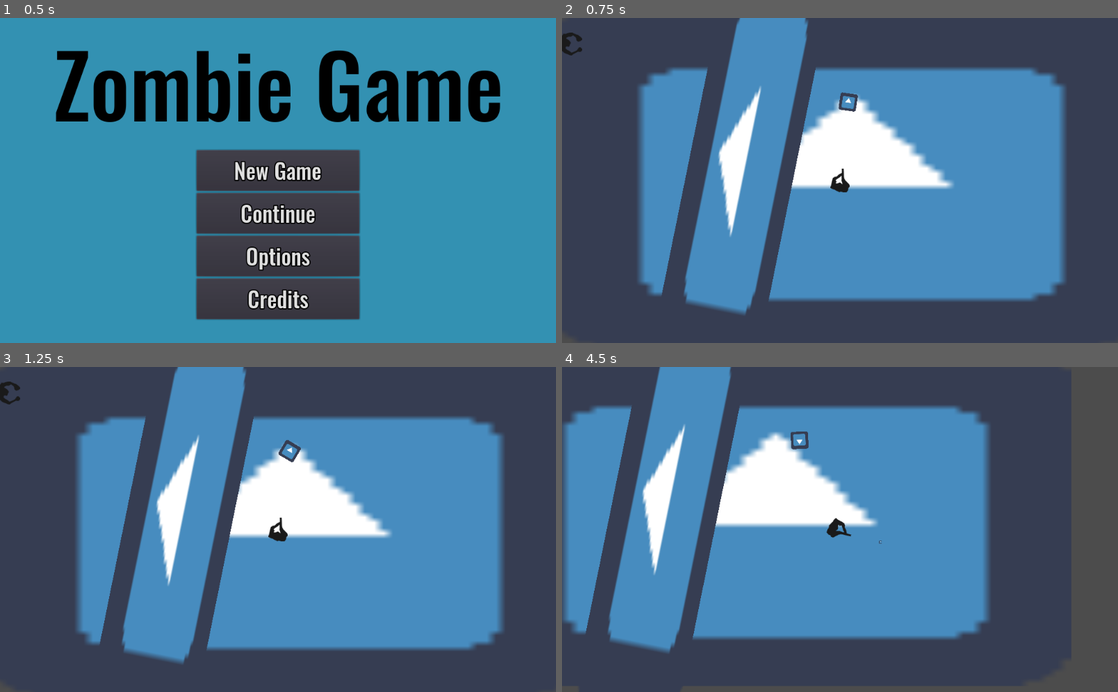
Above: before the commit, frames 1-4 (two rows, left to right).
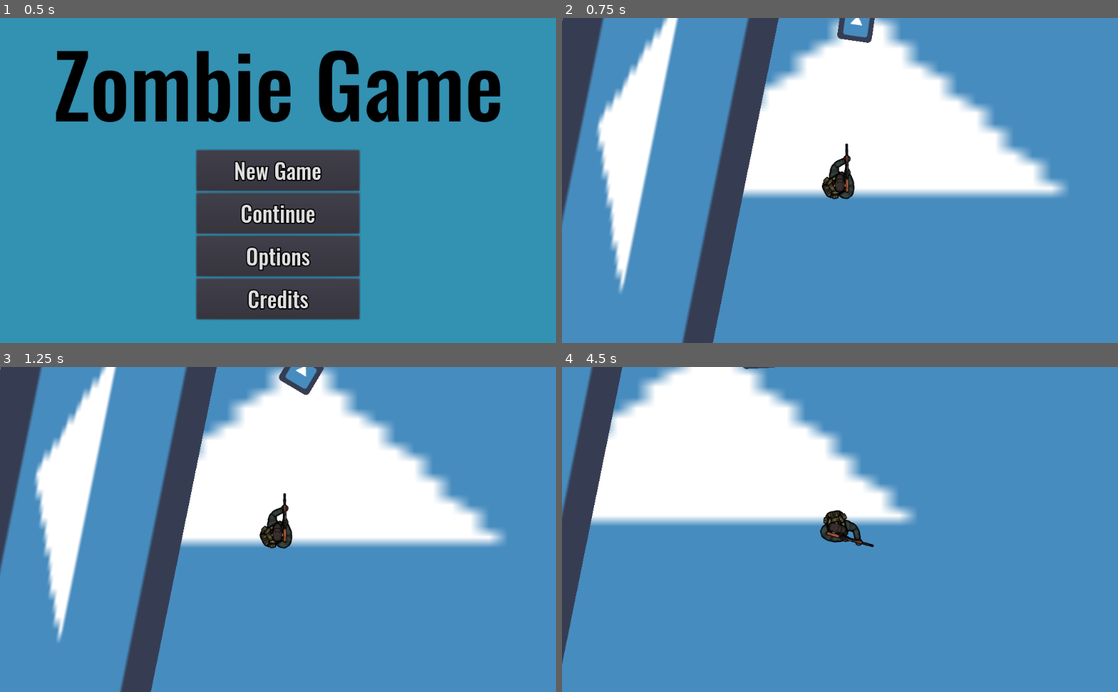
Above: after the commit, the same moments.

Repository: StrawberryGameJam/ZombieGame2020
Game: Godot game, scene res://Scenes/Title.tscn
Two runs of this game, one before a commit and one after it. Both use one fixed random seed, a clock stepped at 60 frames per second and the inputs below. The engine's default icon, where the game draws it, is replaced by a stand-in: a white triangle on a blue panel in a dark square.
Inputs (mouse positions are in pixels of both pictures, inside the frame that each line leads up to):
- Up to frame 1 (0.5 s): no input
- Up to frame 2 (0.75 s): click "New Game" at 0.5 s
- Up to frame 3 (1.25 s): no input
- Up to frame 4 (4.5 s): tap Enter (ui_accept) at 1.25, 1.52, 1.55, 1.82, 2.1, 2.27, 2.57, 3.05, 3.77, 4.07, 4.35 s; move the mouse to (962, 513) at 1.27 s; hold Right (ui_right) 1.28-2.03 s; click (962, 513) at 1.35 s; move the mouse to (728, 545) at 2.02 s; hold Down (ui_down) 2.03-2.78 s; click (728, 545) at 2.3 s; move the mouse to (895, 458) at 2.77 s; hold Right (ui_right) 2.78-3.53 s; click (895, 458) at 2.85 s; move the mouse to (812, 594) at 3.52 s; hold Up (ui_up) 3.53-4.28 s; click (812, 594) at 3.6 s; move the mouse to (1006, 578) at 4.27 s; hold Left (ui_left) from 4.28 s (still down); click (1006, 578) at 4.42 s

Frame 1 is identical in both runs. In frame 2, 66% of the frame differs, in the area x 0-100%, y 0-100%; in frame 3, 66%; in frame 4, 65%.

Commit message:
animações

Diff:
--- a/Scenes/Player/Bullet.gd
+++ b/Scenes/Player/Bullet.gd
@@ -10,7 +10,9 @@
 # Called when the node enters the scene tree for the first time.
 func _ready():
 	set_physics_process(true)
+# warning-ignore:return_value_discarded
 	connect("body_entered",self,"_on_body_entered")
+# warning-ignore:return_value_discarded
 	$Timer.connect("timeout",self,"queue_free")
 	pass # Replace with function body.
 # Called every frame. 'delta' is the elapsed time since the previous frame.
--- a/Scenes/Player/Player.gd
+++ b/Scenes/Player/Player.gd
@@ -8,7 +8,6 @@
 }
 
 export(int) var SPEED = 300
-onready var raycast = $RayCast2D
 
 const scent_scene = preload("res://Scenes/Scent.tscn")
 
@@ -17,12 +16,15 @@
 var interacting_areas = []
 var mode = MODE.move
 var bullet_scene = preload("res://Scenes/Player/Bullet.tscn")
+var rel_mouse_pos = Vector2()
+var velocity = Vector2()
 
 var start_position = Vector2()
 func set_start(start):
 	start_position = start
 
 func _ready():
+	$AnimationPlayer.play("Rifle-Idle")
 #	var ScentTimer = Timer.new()
 #	add_child(ScentTimer)
 #	ScentTimer.autostart = true
@@ -69,6 +71,7 @@
 
 # warning-ignore:unused_argument
 func _physics_process(delta):
+	anim_handler()
 	match mode:
 		MODE.talk:
 			if (Input.is_action_just_pressed("ui_accept") or
@@ -91,7 +94,7 @@
 # warning-ignore:unused_variable
 				var res = area.interact(self)
 				change_mode(MODE.talk)
-			var velocity = Vector2()
+			velocity = Vector2()
 			if Input.is_action_pressed("ui_up"):
 				velocity.y -= 1
 			if Input.is_action_pressed("ui_down"):
@@ -102,16 +105,13 @@
 				velocity.x +=1
 			if Input.is_action_just_pressed("ui_accept"):
 				change_mode(MODE.mouse)
-			var rel_mouse_pos = $Camera2D.get_mouse_relative_position(global_position)
+			rel_mouse_pos = $Camera2D.get_mouse_relative_position(global_position)
 			rotation = rel_mouse_pos.angle()
 # warning-ignore:return_value_discarded
 			move_and_slide(SPEED*velocity.normalized())
 			if Input.is_action_just_pressed("shoot"):
+				$AnimationPlayer.play("Rifle-Shoot")
 
-				var bullet = bullet_scene.instance()
-				get_parent().add_child(bullet)
-				bullet.position = ($Gunpoint.position).rotated(rotation) + position
-				bullet.direction = rel_mouse_pos.normalized()
 
 
 	pass
@@ -141,4 +141,23 @@
 
 func kill():
 # warning-ignore:return_value_discarded
-	get_tree().reload_current_scene()
+	pass
+	#get_tree().reload_current_scene()
+
+func shoot():
+	var bullet = bullet_scene.instance()
+	get_parent().add_child(bullet)
+	bullet.position = ($Gunpoint.position).rotated(rotation) + position
+	bullet.direction = rel_mouse_pos.normalized()
+
+func anim_handler():
+	if ($AnimationPlayer.current_animation == "Rifle-Shoot" or
+		$AnimationPlayer.current_animation == "Rifle-Melee" or
+		$AnimationPlayer.current_animation == "Rifle-Reload"):
+			return
+	if velocity.length() > 0 and $AnimationPlayer.current_animation == "Rifle-Idle":
+		$AnimationPlayer.play("Rifle-Move")
+		print("start mover")
+	elif velocity.length() == 0 and $AnimationPlayer.current_animation == "Rifle-Move":
+		$AnimationPlayer.play("Rifle-Idle")
+		print("start idle")
--- a/Scenes/Player/Player.tscn
+++ b/Scenes/Player/Player.tscn
@@ -1,10 +1,51 @@
-[gd_scene load_steps=8 format=2]
+[gd_scene load_steps=53 format=2]
 
 [ext_resource path="res://Scenes/Player/Player.gd" type="Script" id=1]
-[ext_resource path="res://Scenes/Player/player.png" type="Texture" id=2]
+[ext_resource path="res://assets/Anim/Top_Down_Survivor/rifle/idle/survivor-idle_rifle_0.png" type="Texture" id=2]
 [ext_resource path="res://Scenes/Player/Camera2D.gd" type="Script" id=3]
 [ext_resource path="res://Scenes/Player/Text.tscn" type="PackedScene" id=4]
 [ext_resource path="res://Scenes/Player/Inventory.tscn" type="PackedScene" id=5]
+[ext_resource path="res://assets/Anim/Top_Down_Survivor/rifle/idle/survivor-idle_rifle_18.png" type="Texture" id=6]
+[ext_resource path="res://assets/Anim/Top_Down_Survivor/rifle/idle/survivor-idle_rifle_6.png" type="Texture" id=7]
+[ext_resource path="res://assets/Anim/Top_Down_Survivor/rifle/idle/survivor-idle_rifle_16.png" type="Texture" id=8]
+[ext_resource path="res://assets/Anim/Top_Down_Survivor/rifle/idle/survivor-idle_rifle_8.png" type="Texture" id=9]
+[ext_resource path="res://assets/Anim/Top_Down_Survivor/rifle/idle/survivor-idle_rifle_10.png" type="Texture" id=10]
+[ext_resource path="res://assets/Anim/Top_Down_Survivor/rifle/idle/survivor-idle_rifle_12.png" type="Texture" id=11]
+[ext_resource path="res://assets/Anim/Top_Down_Survivor/rifle/idle/survivor-idle_rifle_2.png" type="Texture" id=12]
+[ext_resource path="res://assets/Anim/Top_Down_Survivor/rifle/idle/survivor-idle_rifle_14.png" type="Texture" id=13]
+[ext_resource path="res://assets/Anim/Top_Down_Survivor/rifle/idle/survivor-idle_rifle_4.png" type="Texture" id=14]
+[ext_resource path="res://assets/Anim/Top_Down_Survivor/rifle/shoot/survivor-shoot_rifle_0.png" type="Texture" id=15]
+[ext_resource path="res://assets/Anim/Top_Down_Survivor/rifle/shoot/survivor-shoot_rifle_2.png" type="Texture" id=16]
+[ext_resource path="res://assets/Anim/Top_Down_Survivor/rifle/idle/survivor-idle_rifle_3.png" type="Texture" id=17]
+[ext_resource path="res://assets/Anim/Top_Down_Survivor/rifle/idle/survivor-idle_rifle_1.png" type="Texture" id=18]
+[ext_resource path="res://assets/Anim/Top_Down_Survivor/rifle/idle/survivor-idle_rifle_17.png" type="Texture" id=19]
+[ext_resource path="res://assets/Anim/Top_Down_Survivor/rifle/idle/survivor-idle_rifle_5.png" type="Texture" id=20]
+[ext_resource path="res://assets/Anim/Top_Down_Survivor/rifle/idle/survivor-idle_rifle_7.png" type="Texture" id=21]
+[ext_resource path="res://assets/Anim/Top_Down_Survivor/rifle/idle/survivor-idle_rifle_13.png" type="Texture" id=22]
+[ext_resource path="res://assets/Anim/Top_Down_Survivor/rifle/idle/survivor-idle_rifle_11.png" type="Texture" id=23]
+[ext_resource path="res://assets/Anim/Top_Down_Survivor/rifle/idle/survivor-idle_rifle_15.png" type="Texture" id=24]
+[ext_resource path="res://assets/Anim/Top_Down_Survivor/rifle/idle/survivor-idle_rifle_9.png" type="Texture" id=25]
+[ext_resource path="res://assets/Anim/Top_Down_Survivor/rifle/idle/survivor-idle_rifle_19.png" type="Texture" id=26]
+[ext_resource path="res://assets/Anim/Top_Down_Survivor/rifle/move/survivor-move_rifle_2.png" type="Texture" id=27]
+[ext_resource path="res://assets/Anim/Top_Down_Survivor/rifle/move/survivor-move_rifle_11.png" type="Texture" id=28]
+[ext_resource path="res://assets/Anim/Top_Down_Survivor/rifle/move/survivor-move_rifle_18.png" type="Texture" id=29]
+[ext_resource path="res://assets/Anim/Top_Down_Survivor/rifle/move/survivor-move_rifle_4.png" type="Texture" id=30]
+[ext_resource path="res://assets/Anim/Top_Down_Survivor/rifle/move/survivor-move_rifle_1.png" type="Texture" id=31]
+[ext_resource path="res://assets/Anim/Top_Down_Survivor/rifle/move/survivor-move_rifle_16.png" type="Texture" id=32]
+[ext_resource path="res://assets/Anim/Top_Down_Survivor/rifle/move/survivor-move_rifle_14.png" type="Texture" id=33]
+[ext_resource path="res://assets/Anim/Top_Down_Survivor/rifle/move/survivor-move_rifle_19.png" type="Texture" id=34]
+[ext_resource path="res://assets/Anim/Top_Down_Survivor/rifle/move/survivor-move_rifle_17.png" type="Texture" id=35]
+[ext_resource path="res://assets/Anim/Top_Down_Survivor/rifle/move/survivor-move_rifle_12.png" type="Texture" id=36]
+[ext_resource path="res://assets/Anim/Top_Down_Survivor/rifle/move/survivor-move_rifle_0.png" type="Texture" id=37]
+[ext_resource path="res://assets/Anim/Top_Down_Survivor/rifle/move/survivor-move_rifle_15.png" type="Texture" id=38]
+[ext_resource path="res://assets/Anim/Top_Down_Survivor/rifle/move/survivor-move_rifle_9.png" type="Texture" id=39]
+[ext_resource path="res://assets/Anim/Top_Down_Survivor/rifle/move/survivor-move_rifle_6.png" type="Texture" id=40]
+[ext_resource path="res://assets/Anim/Top_Down_Survivor/rifle/move/survivor-move_rifle_13.png" type="Texture" id=41]
+[ext_resource path="res://assets/Anim/Top_Down_Survivor/rifle/move/survivor-move_rifle_5.png" type="Texture" id=42]
+[ext_resource path="res://assets/Anim/Top_Down_Survivor/rifle/move/survivor-move_rifle_7.png" type="Texture" id=43]
+[ext_resource path="res://assets/Anim/Top_Down_Survivor/rifle/move/survivor-move_rifle_8.png" type="Texture" id=44]
+[ext_resource path="res://assets/Anim/Top_Down_Survivor/rifle/move/survivor-move_rifle_3.png" type="Texture" id=45]
+[ext_resource path="res://assets/Anim/Top_Down_Survivor/rifle/move/survivor-move_rifle_10.png" type="Texture" id=46]
 
 [sub_resource type="CircleShape2D" id=1]
 radius = 19.7814
@@ -13,6 +54,87 @@
 radius = 24.0287
 height = 8.93495
 
+[sub_resource type="Animation" id=3]
+resource_name = "Rifle-Idle"
+length = 2.0
+loop = true
+tracks/0/type = "value"
+tracks/0/path = NodePath("icon:texture")
+tracks/0/interp = 1
+tracks/0/loop_wrap = true
+tracks/0/imported = false
+tracks/0/enabled = true
+tracks/0/keys = {
+"times": PoolRealArray( 0, 0.1, 0.101, 0.2, 0.3, 0.4, 0.5, 0.6, 0.7, 0.8, 0.9, 1, 1.1, 1.2, 1.3, 1.4, 1.5, 1.6, 1.7, 1.8, 1.9 ),
+"transitions": PoolRealArray( 1, 1, 1, 1, 1, 1, 1, 1, 1, 1, 1, 1, 1, 1, 1, 1, 1, 1, 1, 1, 1 ),
+"update": 1,
+"values": [ ExtResource( 2 ), ExtResource( 18 ), ExtResource( 2 ), ExtResource( 12 ), ExtResource( 17 ), ExtResource( 14 ), ExtResource( 20 ), ExtResource( 7 ), ExtResource( 21 ), ExtResource( 9 ), ExtResource( 25 ), ExtResource( 10 ), ExtResource( 23 ), ExtResource( 11 ), ExtResource( 22 ), ExtResource( 13 ), ExtResource( 24 ), ExtResource( 8 ), ExtResource( 19 ), ExtResource( 6 ), ExtResource( 26 ) ]
+}
+
+[sub_resource type="Animation" id=5]
+resource_name = "Rifle-Move"
+loop = true
+step = 0.05
+tracks/0/type = "value"
+tracks/0/path = NodePath("icon:texture")
+tracks/0/interp = 1
+tracks/0/loop_wrap = true
+tracks/0/imported = false
+tracks/0/enabled = true
+tracks/0/keys = {
+"times": PoolRealArray( 0, 0.05, 0.1, 0.15, 0.2, 0.25, 0.3, 0.35, 0.4, 0.45, 0.5, 0.55, 0.6, 0.65, 0.7, 0.75, 0.8, 0.85, 0.9, 0.95 ),
+"transitions": PoolRealArray( 1, 1, 1, 1, 1, 1, 1, 1, 1, 1, 1, 1, 1, 1, 1, 1, 1, 1, 1, 1 ),
+"update": 1,
+"values": [ ExtResource( 37 ), ExtResource( 31 ), ExtResource( 27 ), ExtResource( 45 ), ExtResource( 30 ), ExtResource( 42 ), ExtResource( 40 ), ExtResource( 43 ), ExtResource( 44 ), ExtResource( 39 ), ExtResource( 46 ), ExtResource( 28 ), ExtResource( 36 ), ExtResource( 41 ), ExtResource( 33 ), ExtResource( 38 ), ExtResource( 32 ), ExtResource( 35 ), ExtResource( 29 ), ExtResource( 34 ) ]
+}
+
+[sub_resource type="Animation" id=4]
+resource_name = "Rifle-Shoot"
+length = 0.3
+tracks/0/type = "value"
+tracks/0/path = NodePath("icon:texture")
+tracks/0/interp = 1
+tracks/0/loop_wrap = true
+tracks/0/imported = false
+tracks/0/enabled = true
+tracks/0/keys = {
+"times": PoolRealArray( 0, 0.1, 0.2 ),
+"transitions": PoolRealArray( 1, 1, 1 ),
+"update": 1,
+"values": [ ExtResource( 15 ), ExtResource( 16 ), ExtResource( 6 ) ]
+}
+tracks/1/type = "method"
+tracks/1/path = NodePath(".")
+tracks/1/interp = 1
+tracks/1/loop_wrap = true
+tracks/1/imported = false
+tracks/1/enabled = true
+tracks/1/keys = {
+"times": PoolRealArray( 0.1 ),
+"transitions": PoolRealArray( 1 ),
+"values": [ {
+"args": [  ],
+"method": "shoot"
+} ]
+}
+tracks/2/type = "method"
+tracks/2/path = NodePath("AnimationPlayer")
+tracks/2/interp = 1
+tracks/2/loop_wrap = true
+tracks/2/imported = false
+tracks/2/enabled = true
+tracks/2/keys = {
+"times": PoolRealArray( 0.2 ),
+"transitions": PoolRealArray( 1 ),
+"values": [ {
+"args": [ "Rifle-Idle", -1, 1.0, false ],
+"method": "play"
+} ]
+}
+
+[sub_resource type="Animation" id=6]
+resource_name = "Idle"
+
 [node name="Player" type="KinematicBody2D"]
 script = ExtResource( 1 )
 
@@ -20,14 +142,15 @@
 shape = SubResource( 1 )
 
 [node name="Gunpoint" type="Position2D" parent="."]
-position = Vector2( 23.8282, 5.4025 )
+position = Vector2( 33.7693, 4.95063 )
 
 [node name="Guncane" type="Position2D" parent="."]
-position = Vector2( 2.77975, 5.86542 )
+position = Vector2( 3.00569, 5.18761 )
 
 [node name="icon" type="Sprite" parent="."]
-scale = Vector2( 0.7, 0.7 )
-texture = ExtResource( 2 )
+position = Vector2( 6.77808, -3.61498 )
+scale = Vector2( 0.2, 0.2 )
+texture = ExtResource( 40 )
 
 [node name="Interaction" type="Area2D" parent="."]
 
@@ -37,6 +160,7 @@
 
 [node name="Camera2D" type="Camera2D" parent="."]
 current = true
+zoom = Vector2( 0.5, 0.5 )
 script = ExtResource( 3 )
 
 [node name="CanvasLayer" type="CanvasLayer" parent="."]
@@ -50,3 +174,11 @@
 [node name="ScentTimer" type="Timer" parent="."]
 wait_time = 0.1
 autostart = true
+
+[node name="AnimationPlayer" type="AnimationPlayer" parent="."]
+anims/Rifle-Idle = SubResource( 3 )
+anims/Rifle-Move = SubResource( 5 )
+anims/Rifle-Shoot = SubResource( 4 )
+
+[node name="LegPlayer" type="AnimationPlayer" parent="."]
+anims/Idle = SubResource( 6 )
--- a/Scenes/Zombies/default/Zombie.gd
+++ b/Scenes/Zombies/default/Zombie.gd
@@ -1,26 +1,30 @@
 extends KinematicBody2D
 
-const MOVE_SPEED = 200
+const MOVE_SPEED = 150
 
 
 var player = null
 var obj = Vector2()
 
 func _ready():
+	$AnimationPlayer.play("Idle")
 	add_to_group("zombies")
 # warning-ignore:return_value_discarded
-	$Sprite/Area2D.connect("body_entered", self, "attack")
+	$Area2D.connect("body_entered", self, "attack")
 
 
 # warning-ignore:unused_argument
 func _process(delta):
 	if player == null:
 		return
+	anim_handler()
+
+	if $Area2D.overlaps_body(player):
+		attack(player)
 
 	var has_scent = false
 	var space_state = get_world_2d().direct_space_state
 	var result = space_state.intersect_ray(global_position, player.global_position,[self],player.collision_mask)
-	print(result)
 	if !result.empty() and result.collider == player:
 		obj = - global_position + player.global_position
 		has_scent = true
@@ -35,28 +39,42 @@
 		return
 	rotation = obj.angle()
 	var vel = (obj.normalized())*MOVE_SPEED
-	var res_par_l = space_state.intersect_ray(global_position, $Sprite/Left.global_position)
-	var res_par_r = space_state.intersect_ray(global_position, $Sprite/Right.global_position)
+	var res_par_l = space_state.intersect_ray(global_position, $Left.global_position)
+	var res_par_r = space_state.intersect_ray(global_position, $Right.global_position)
 	if not res_par_l.empty():
-		if not res_par_l.collider == player:
+		if not (res_par_l.collider == player or res_par_l.collider.is_in_group("zombies")):
 			var deg = rad2deg(res_par_l.normal.angle_to(Vector2(1,0).rotated(rotation)))
 			if deg < -90:
 				vel = res_par_l.normal.rotated(deg2rad(-90)).normalized()*MOVE_SPEED
 			pass
 	elif not res_par_r.empty():
-		if not res_par_r.collider == player:
+		if not (res_par_r.collider == player or res_par_r.collider.is_in_group("zombies")):
 			var deg = rad2deg(res_par_r.normal.angle_to(Vector2(1,0).rotated(rotation)))
 			if deg > 90:
 				vel = res_par_r.normal.rotated(deg2rad(90)).normalized()*MOVE_SPEED
 			pass
+# warning-ignore:return_value_discarded
 	move_and_slide(vel)
 
 func attack(body):
+	if $AnimationPlayer.current_animation == "Attack":
+		return
 	if(body == player):
-		body.kill()
+		$AnimationPlayer.play("Attack")
+
+func attack_frame():
+	player.kill()
 
 func kill():
 	queue_free()
 
 func set_player(p):
 	player = p
+
+func anim_handler():
+	if ($AnimationPlayer.current_animation == "Attack"):
+		return
+	if obj.length() > 0 and $AnimationPlayer.current_animation == "Idle":
+		$AnimationPlayer.play("Move")
+	elif obj.length() == 0 and $AnimationPlayer.current_animation == "Move":
+		$AnimationPlayer.play("Idle")
--- a/Scenes/Zombies/default/Zombie.tscn
+++ b/Scenes/Zombies/default/Zombie.tscn
@@ -1,33 +1,187 @@
-[gd_scene load_steps=5 format=2]
+[gd_scene load_steps=49 format=2]
 
 [ext_resource path="res://Scenes/Zombies/default/Zombie.gd" type="Script" id=1]
-[ext_resource path="res://Scenes/Zombies/default/zombie.png" type="Texture" id=2]
+[ext_resource path="res://assets/Anim/Zumbi/skeleton-idle_0.png" type="Texture" id=2]
+[ext_resource path="res://assets/Anim/Zumbi/skeleton-idle_3.png" type="Texture" id=3]
+[ext_resource path="res://assets/Anim/Zumbi/skeleton-idle_7.png" type="Texture" id=4]
+[ext_resource path="res://assets/Anim/Zumbi/skeleton-idle_14.png" type="Texture" id=5]
+[ext_resource path="res://assets/Anim/Zumbi/skeleton-idle_11.png" type="Texture" id=6]
+[ext_resource path="res://assets/Anim/Zumbi/skeleton-idle_2.png" type="Texture" id=7]
+[ext_resource path="res://assets/Anim/Zumbi/skeleton-idle_4.png" type="Texture" id=8]
+[ext_resource path="res://assets/Anim/Zumbi/skeleton-idle_6.png" type="Texture" id=9]
+[ext_resource path="res://assets/Anim/Zumbi/skeleton-idle_9.png" type="Texture" id=10]
+[ext_resource path="res://assets/Anim/Zumbi/skeleton-idle_1.png" type="Texture" id=11]
+[ext_resource path="res://assets/Anim/Zumbi/skeleton-idle_13.png" type="Texture" id=12]
+[ext_resource path="res://assets/Anim/Zumbi/skeleton-idle_10.png" type="Texture" id=13]
+[ext_resource path="res://assets/Anim/Zumbi/skeleton-idle_8.png" type="Texture" id=14]
+[ext_resource path="res://assets/Anim/Zumbi/skeleton-idle_12.png" type="Texture" id=15]
+[ext_resource path="res://assets/Anim/Zumbi/skeleton-idle_5.png" type="Texture" id=16]
+[ext_resource path="res://assets/Anim/Zumbi/skeleton-idle_15.png" type="Texture" id=17]
+[ext_resource path="res://assets/Anim/Zumbi/skeleton-move_5.png" type="Texture" id=18]
+[ext_resource path="res://assets/Anim/Zumbi/skeleton-move_1.png" type="Texture" id=19]
+[ext_resource path="res://assets/Anim/Zumbi/skeleton-move_2.png" type="Texture" id=20]
+[ext_resource path="res://assets/Anim/Zumbi/skeleton-move_6.png" type="Texture" id=21]
+[ext_resource path="res://assets/Anim/Zumbi/skeleton-move_13.png" type="Texture" id=22]
+[ext_resource path="res://assets/Anim/Zumbi/skeleton-move_8.png" type="Texture" id=23]
+[ext_resource path="res://assets/Anim/Zumbi/skeleton-move_0.png" type="Texture" id=24]
+[ext_resource path="res://assets/Anim/Zumbi/skeleton-move_11.png" type="Texture" id=25]
+[ext_resource path="res://assets/Anim/Zumbi/skeleton-move_3.png" type="Texture" id=26]
+[ext_resource path="res://assets/Anim/Zumbi/skeleton-move_12.png" type="Texture" id=27]
+[ext_resource path="res://assets/Anim/Zumbi/skeleton-move_9.png" type="Texture" id=28]
+[ext_resource path="res://assets/Anim/Zumbi/skeleton-move_7.png" type="Texture" id=29]
+[ext_resource path="res://assets/Anim/Zumbi/skeleton-move_10.png" type="Texture" id=30]
+[ext_resource path="res://assets/Anim/Zumbi/skeleton-move_14.png" type="Texture" id=31]
+[ext_resource path="res://assets/Anim/Zumbi/skeleton-move_4.png" type="Texture" id=32]
+[ext_resource path="res://assets/Anim/Zumbi/skeleton-move_15.png" type="Texture" id=33]
+[ext_resource path="res://assets/Anim/Zumbi/skeleton-attack_4.png" type="Texture" id=34]
+[ext_resource path="res://assets/Anim/Zumbi/skeleton-attack_1.png" type="Texture" id=35]
+[ext_resource path="res://assets/Anim/Zumbi/skeleton-attack_0.png" type="Texture" id=36]
+[ext_resource path="res://assets/Anim/Zumbi/skeleton-attack_3.png" type="Texture" id=37]
+[ext_resource path="res://assets/Anim/Zumbi/skeleton-attack_7.png" type="Texture" id=38]
+[ext_resource path="res://assets/Anim/Zumbi/skeleton-attack_5.png" type="Texture" id=39]
+[ext_resource path="res://assets/Anim/Zumbi/skeleton-attack_2.png" type="Texture" id=40]
+[ext_resource path="res://assets/Anim/Zumbi/skeleton-attack_8.png" type="Texture" id=41]
+[ext_resource path="res://assets/Anim/Zumbi/skeleton-attack_6.png" type="Texture" id=42]
 
 [sub_resource type="CircleShape2D" id=1]
-radius = 22.111
+radius = 17.2661
 
 [sub_resource type="CapsuleShape2D" id=2]
+
+[sub_resource type="Animation" id=5]
+resource_name = "Attack"
+length = 0.9
+tracks/0/type = "value"
+tracks/0/path = NodePath("Sprite:texture")
+tracks/0/interp = 1
+tracks/0/loop_wrap = true
+tracks/0/imported = false
+tracks/0/enabled = true
+tracks/0/keys = {
+"times": PoolRealArray( 0, 0.1, 0.2, 0.3, 0.4, 0.5, 0.6, 0.7, 0.8 ),
+"transitions": PoolRealArray( 1, 1, 1, 1, 1, 1, 1, 1, 1 ),
+"update": 1,
+"values": [ ExtResource( 36 ), ExtResource( 35 ), ExtResource( 40 ), ExtResource( 37 ), ExtResource( 34 ), ExtResource( 39 ), ExtResource( 42 ), ExtResource( 38 ), ExtResource( 41 ) ]
+}
+tracks/1/type = "method"
+tracks/1/path = NodePath(".")
+tracks/1/interp = 1
+tracks/1/loop_wrap = true
+tracks/1/imported = false
+tracks/1/enabled = true
+tracks/1/keys = {
+"times": PoolRealArray( 0.4 ),
+"transitions": PoolRealArray( 1 ),
+"values": [ {
+"args": [  ],
+"method": "attack_frame"
+} ]
+}
+tracks/2/type = "method"
+tracks/2/path = NodePath("AnimationPlayer")
+tracks/2/interp = 1
+tracks/2/loop_wrap = true
+tracks/2/imported = false
+tracks/2/enabled = true
+tracks/2/keys = {
+"times": PoolRealArray( 0.9 ),
+"transitions": PoolRealArray( 1 ),
+"values": [ {
+"args": [ "Idle", -1, 1.0, false ],
+"method": "play"
+} ]
+}
+
+[sub_resource type="Animation" id=6]
+resource_name = "Death"
+tracks/0/type = "value"
+tracks/0/path = NodePath("Sprite:texture")
+tracks/0/interp = 1
+tracks/0/loop_wrap = true
+tracks/0/imported = false
+tracks/0/enabled = true
+tracks/0/keys = {
+"times": PoolRealArray( 0, 0.1, 0.2, 0.3 ),
+"transitions": PoolRealArray( 1, 1, 1, 1 ),
+"update": 1,
+"values": [ ExtResource( 41 ), ExtResource( 38 ), ExtResource( 42 ), ExtResource( 39 ) ]
+}
+tracks/1/type = "value"
+tracks/1/path = NodePath("Sprite:modulate")
+tracks/1/interp = 1
+tracks/1/loop_wrap = true
+tracks/1/imported = false
+tracks/1/enabled = true
+tracks/1/keys = {
+"times": PoolRealArray( 0, 0.3, 1 ),
+"transitions": PoolRealArray( 1, 1, 1 ),
+"update": 0,
+"values": [ Color( 1, 1, 1, 1 ), Color( 1, 0, 0, 0.8 ), Color( 1, 0, 0, 0 ) ]
+}
+
+[sub_resource type="Animation" id=3]
+resource_name = "Idle"
+length = 1.6
+loop = true
+tracks/0/type = "value"
+tracks/0/path = NodePath("Sprite:texture")
+tracks/0/interp = 1
+tracks/0/loop_wrap = true
+tracks/0/imported = false
+tracks/0/enabled = true
+tracks/0/keys = {
+"times": PoolRealArray( 0, 0.1, 0.2, 0.3, 0.4, 0.5, 0.6, 0.7, 0.8, 0.9, 1, 1.1, 1.2, 1.3, 1.4, 1.5 ),
+"transitions": PoolRealArray( 1, 1, 1, 1, 1, 1, 1, 1, 1, 1, 1, 1, 1, 1, 1, 1 ),
+"update": 1,
+"values": [ ExtResource( 2 ), ExtResource( 11 ), ExtResource( 7 ), ExtResource( 3 ), ExtResource( 8 ), ExtResource( 16 ), ExtResource( 9 ), ExtResource( 4 ), ExtResource( 14 ), ExtResource( 10 ), ExtResource( 13 ), ExtResource( 6 ), ExtResource( 15 ), ExtResource( 12 ), ExtResource( 5 ), ExtResource( 17 ) ]
+}
+
+[sub_resource type="Animation" id=4]
+resource_name = "Move"
+length = 1.067
+loop = true
+step = 0.067
+tracks/0/type = "value"
+tracks/0/path = NodePath("Sprite:texture")
+tracks/0/interp = 1
+tracks/0/loop_wrap = true
+tracks/0/imported = false
+tracks/0/enabled = true
+tracks/0/keys = {
+"times": PoolRealArray( 0, 0.067, 0.134, 0.201, 0.268, 0.335, 0.402, 0.469, 0.536, 0.603, 0.67, 0.737, 0.804, 0.871, 0.938, 1.005 ),
+"transitions": PoolRealArray( 1, 1, 1, 1, 1, 1, 1, 1, 1, 1, 1, 1, 1, 1, 1, 1 ),
+"update": 1,
+"values": [ ExtResource( 24 ), ExtResource( 19 ), ExtResource( 20 ), ExtResource( 26 ), ExtResource( 32 ), ExtResource( 18 ), ExtResource( 21 ), ExtResource( 29 ), ExtResource( 23 ), ExtResource( 28 ), ExtResource( 30 ), ExtResource( 25 ), ExtResource( 27 ), ExtResource( 22 ), ExtResource( 31 ), ExtResource( 33 ) ]
+}
 
 [node name="Zombie" type="KinematicBody2D"]
 script = ExtResource( 1 )
 
 [node name="CollisionShape2D" type="CollisionShape2D" parent="."]
+position = Vector2( 6.897, 0 )
 shape = SubResource( 1 )
 
-[node name="Sprite" type="Sprite" parent="."]
-position = Vector2( 9.71417, -0.250008 )
-scale = Vector2( 0.7, 0.7 )
-texture = ExtResource( 2 )
+[node name="Area2D" type="Area2D" parent="."]
 
-[node name="Area2D" type="Area2D" parent="Sprite"]
-position = Vector2( -13.2352, -0.630249 )
-
-[node name="CollisionShape2D" type="CollisionShape2D" parent="Sprite/Area2D"]
-position = Vector2( 40.85, 2.85 )
+[node name="CollisionShape2D" type="CollisionShape2D" parent="Area2D"]
+position = Vector2( 20.397, 0 )
 shape = SubResource( 2 )
 
-[node name="Left" type="Position2D" parent="Sprite"]
-position = Vector2( 30, -50 )
+[node name="Left" type="Position2D" parent="."]
+position = Vector2( 21, -30 )
+scale = Vector2( 0.2, 0.2 )
 
-[node name="Right" type="Position2D" parent="Sprite"]
-position = Vector2( 30, 50 )
+[node name="Right" type="Position2D" parent="."]
+position = Vector2( 21, 30 )
+scale = Vector2( 0.2, 0.2 )
+
+[node name="Sprite" type="Sprite" parent="."]
+position = Vector2( 9.714, 0 )
+scale = Vector2( 0.2, 0.2 )
+texture = ExtResource( 41 )
+
+[node name="AnimationPlayer" type="AnimationPlayer" parent="."]
+anims/Attack = SubResource( 5 )
+anims/Death = SubResource( 6 )
+anims/Idle = SubResource( 3 )
+anims/Move = SubResource( 4 )
Binary file added: assets/Anim/Survivor Spine/images/ammo_clip_empty.png
Not shown, added: assets/Anim/Survivor Spine/images/ammo_clip_empty.png.import
Binary file added: assets/Anim/Survivor Spine/images/ammo_clip_full.png
Not shown, added: assets/Anim/Survivor Spine/images/ammo_clip_full.png.import
Binary file added: assets/Anim/Survivor Spine/images/arm.png
Not shown, added: assets/Anim/Survivor Spine/images/arm.png.import
Binary file added: assets/Anim/Survivor Spine/images/backpack.png
Not shown, added: assets/Anim/Survivor Spine/images/backpack.png.import
Binary file added: assets/Anim/Survivor Spine/images/flashlight.png
Not shown, added: assets/Anim/Survivor Spine/images/flashlight.png.import
Binary file added: assets/Anim/Survivor Spine/images/foot.png
Not shown, added: assets/Anim/Survivor Spine/images/foot.png.import
(and 968 more such lines)
